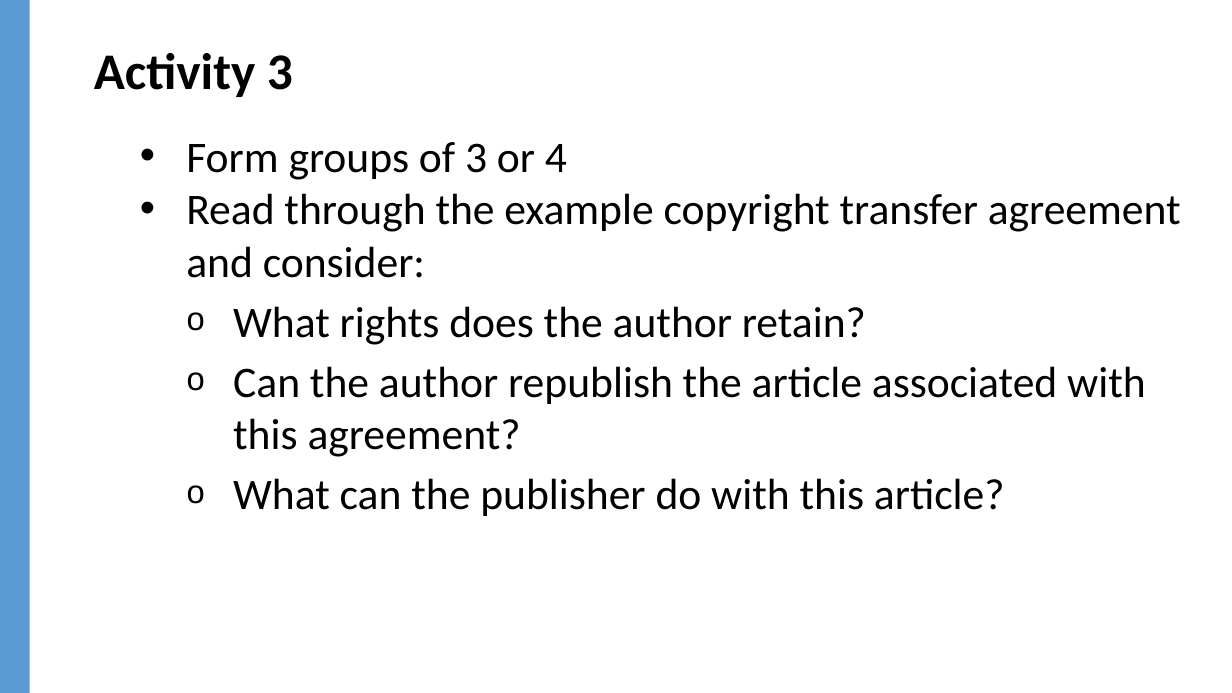
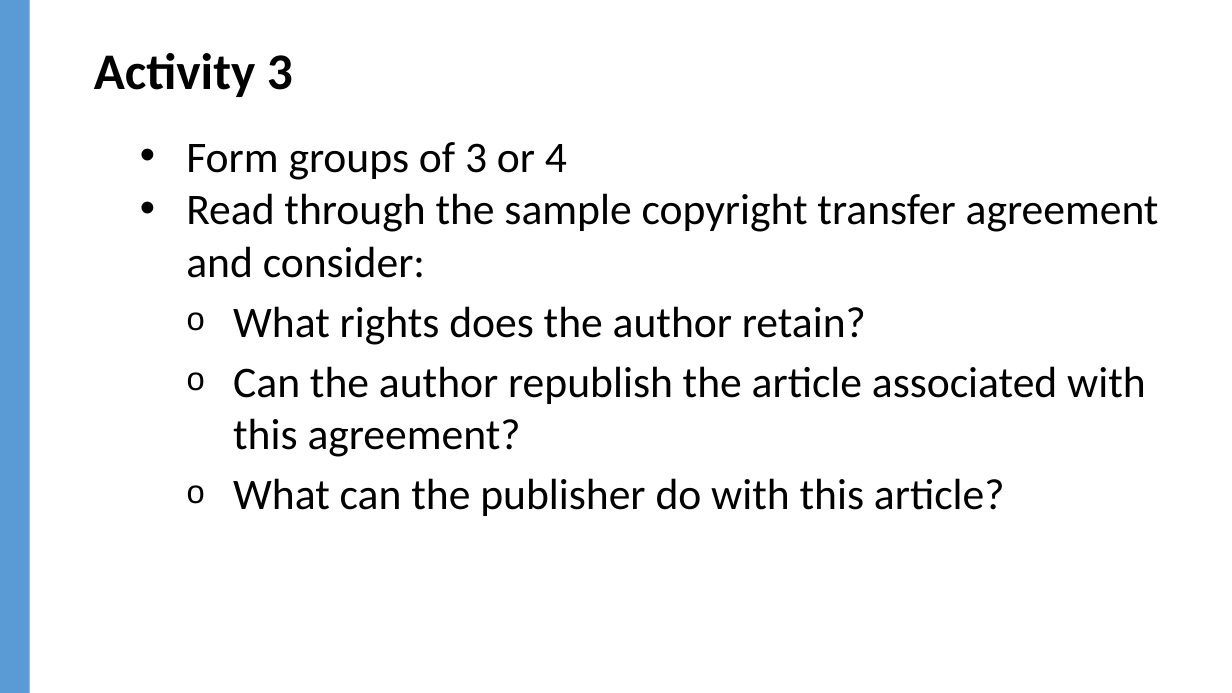
Before and after one commit to jylisadoney/jylisadoney.github.io, a slide deck: slide 20 of media/JylisaDoney_ACRL-ScholarlyCommunicationsCookbook_KeyIngredients.pptx. Drawn at 1232x693 pixels with LibreOffice and Linux fonts; fonts in the diff are those of the drawing; background and template pictures are left out. Boxes give left, top, right and bottom in pixels: in the first picture for what was removed or moved away, otherwise in the second. Text is boxed around its words. In the diff, an @@ line names an element or a change of style, - is before the commit and + after.

```diff
--- a/media/JylisaDoney_ACRL-ScholarlyCommunicationsCookbook_KeyIngredients.pptx
+++ b/media/JylisaDoney_ACRL-ScholarlyCommunicationsCookbook_KeyIngredients.pptx
@@ text at [186, 193, 1159, 278]: text changed @@
-• Read through the example copyright transfer agreement and consider:
+• Read through the sample copyright transfer agreement and consider:
```
Also in this commit, not shown: 23 other slides changed, 1 other file.
